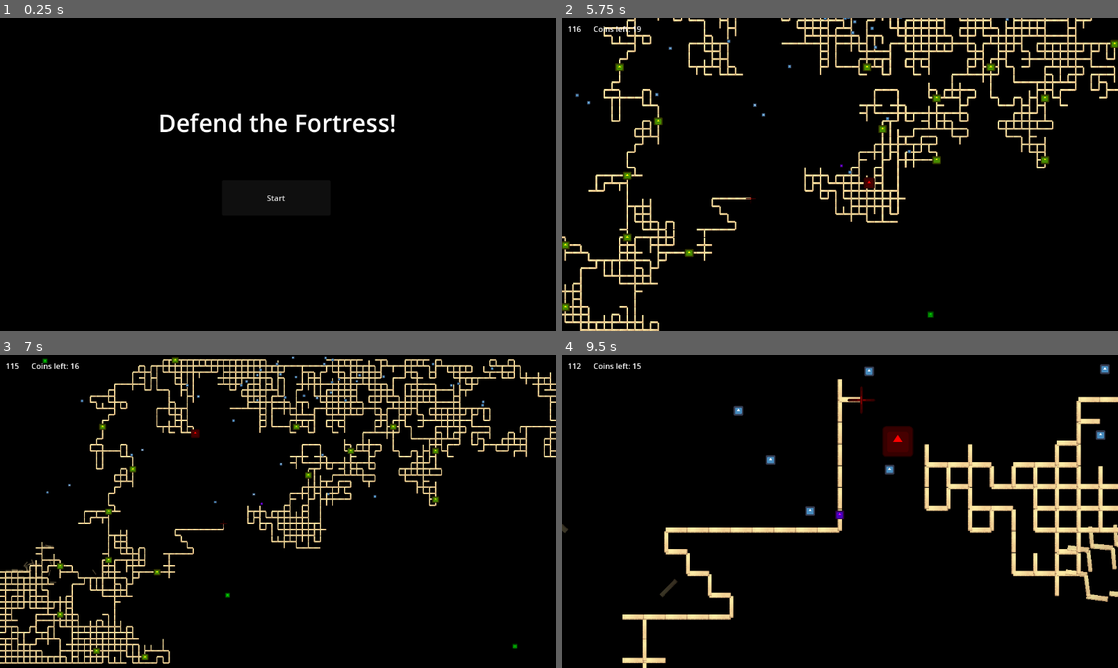
Above: before the commit, frames 1-4 (two rows, left to right).
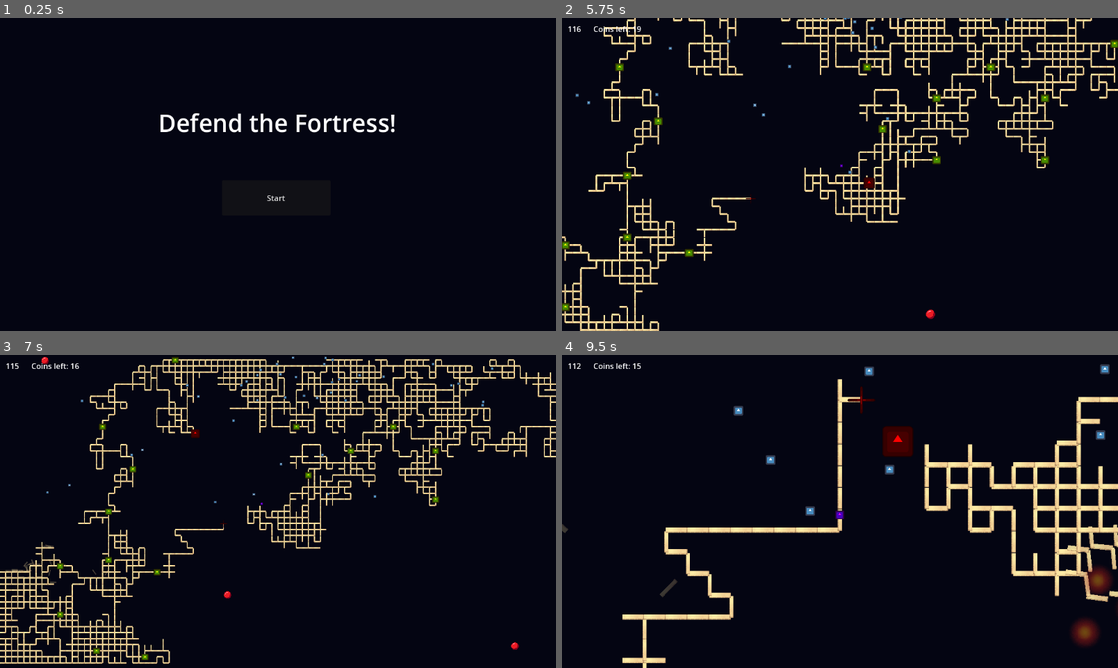
Above: after the commit, the same moments.

Repository: Kurooco/TwoDays
Game: Godot game, scene res://game_manager.tscn
Same seed, same stepped clock (60 frames per second), same inputs: the game is played once before the commit and once after it. The engine's default icon, where the game draws it, is replaced by a stand-in: a white triangle on a blue panel in a dark square.
Inputs (mouse positions are in pixels of both pictures, inside the frame that each line leads up to):
- Up to frame 1 (0.25 s): no input
- Up to frame 2 (5.75 s): click "Start" at 0.5 s; move the mouse to (962, 158) at 1.27 s; hold W (up) 1.28-5.03 s; move the mouse to (728, 190) at 2.02 s; click (728, 190) at 2.1 s; move the mouse to (895, 105) at 2.77 s; hold A (left) 2.78-3.53 s; tap C (toggle camera) at 2.85, 5.1 s; move the mouse to (812, 237) at 3.52 s; move the mouse to (1006, 221) at 4.27 s; click (1006, 221) at 4.35 s; move the mouse to (673, 127) at 5.02 s; hold D (down) from 5.03 s (still down); tap W (up) at 5.27, 5.3, 5.57 s
- Up to frame 3 (7 s): move the mouse to (305, 511) at 5.77 s; release D (down) at 5.78 s; hold W (up) 5.78-6.53 s; move the mouse to (194, 433) at 6.52 s; hold A (left) from 6.53 s (still down); click (194, 433) at 6.6 s; tap W (up) at 6.77, 6.8 s
- Up to frame 4 (9.5 s): tap W (up) at 7.07 s; move the mouse to (962, 495) at 7.27 s; hold W (up) from 7.28 s (still down); tap C (toggle camera) at 7.35 s; move the mouse to (728, 527) at 8.02 s; release A (left) at 8.03 s; move the mouse to (895, 442) at 8.77 s; click (895, 442) at 8.85 s

The runs differ from the first frame. In frame 2, less than 0.1% of the frame differs, in the area x 65-68%, y 93-97%; in frame 3, less than 0.1%; in frame 4, 0.7%, in the area x 91-100%, y 67-94%.

Commit message:
added bomb explosion

Diff:
--- a/bomb.gd
+++ b/bomb.gd
@@ -19,7 +19,7 @@
 
 func _on_area_entered(area):
 	get_tree().call_group("structure", "destroy", position, RADIUS)
-	queue_free()
+	explode()
 
 
 func _on_on_screen_rect_exit_rect():
@@ -28,4 +28,12 @@
 
 func _on_body_entered(body):
 	get_tree().call_group("structure", "destroy", position, RADIUS)
+	explode()
+
+func explode():
+	$Explosion.emitting = true
+	$Sprite2D.hide()
+	$CollisionShape2D.set_deferred("disabled", true)
+
+func _on_explosion_finished():
 	queue_free()
--- a/bomb.tscn
+++ b/bomb.tscn
@@ -1,11 +1,15 @@
-[gd_scene load_steps=5 format=3 uid="uid://caujxb4kadxl3"]
+[gd_scene load_steps=7 format=3 uid="uid://caujxb4kadxl3"]
 
 [ext_resource type="Script" path="res://bomb.gd" id="1_o2n16"]
-[ext_resource type="Texture2D" uid="uid://54xw02u713du" path="res://icon.svg" id="1_t15u5"]
+[ext_resource type="Texture2D" uid="uid://brl4lf0d8mhoh" path="res://art/bomb.png" id="2_t0seh"]
 [ext_resource type="PackedScene" uid="uid://dpwx6uuswyfeb" path="res://on_screen_rect.tscn" id="3_w2cdm"]
+[ext_resource type="Texture2D" uid="uid://b3vpyal4pxgck" path="res://art/explosion.png" id="4_pqkye"]
 
 [sub_resource type="CircleShape2D" id="CircleShape2D_rpe5d"]
 radius = 31.257
+
+[sub_resource type="Gradient" id="Gradient_8e32w"]
+colors = PackedColorArray(1, 1, 1, 1, 0, 0, 0, 0)
 
 [node name="Bomb" type="Area2D"]
 collision_layer = 8
@@ -13,10 +17,9 @@
 script = ExtResource("1_o2n16")
 
 [node name="Sprite2D" type="Sprite2D" parent="."]
-modulate = Color(0, 1, 0, 1)
-position = Vector2(0, 1)
-scale = Vector2(0.328125, 0.328125)
-texture = ExtResource("1_t15u5")
+position = Vector2(3.00002, 4.99998)
+scale = Vector2(3.02406, 3.02406)
+texture = ExtResource("2_t0seh")
 
 [node name="CollisionShape2D" type="CollisionShape2D" parent="."]
 shape = SubResource("CircleShape2D_rpe5d")
@@ -24,6 +27,22 @@
 [node name="OnScreenRect" parent="." instance=ExtResource("3_w2cdm")]
 use_current_screen_settings = true
 
+[node name="Explosion" type="CPUParticles2D" parent="."]
+emitting = false
+amount = 30
+lifetime = 0.5
+one_shot = true
+explosiveness = 1.0
+texture = ExtResource("4_pqkye")
+spread = 180.0
+gravity = Vector2(0, 900)
+initial_velocity_min = 100.0
+initial_velocity_max = 900.0
+scale_amount_min = 0.6
+scale_amount_max = 2.0
+color_ramp = SubResource("Gradient_8e32w")
+
 [connection signal="area_entered" from="." to="." method="_on_area_entered"]
 [connection signal="body_entered" from="." to="." method="_on_body_entered"]
 [connection signal="exit_rect" from="OnScreenRect" to="." method="_on_on_screen_rect_exit_rect"]
+[connection signal="finished" from="Explosion" to="." method="_on_explosion_finished"]
--- a/platform.gd
+++ b/platform.gd
@@ -23,6 +23,7 @@
 func destroy(p, r):
 	if(p.distance_to(position) < r):
 		set_collision_layer_value(2, false)
+		set_collision_layer_value(3, false)
 		gravity_scale = 1
 		apply_impulse(p.direction_to(position)*200)
 		$CollisionShape2D.set_deferred("one_way_collision", false)
--- a/pole.gd
+++ b/pole.gd
@@ -20,7 +20,7 @@
 
 func destroy(p, r):
 	if(p.distance_to(position) < r):
-		set_collision_layer_value(2, false)
+		set_collision_layer_value(3, false)
 		gravity_scale = 1
 		apply_impulse(p.direction_to(position)*200)
 		$CollisionShape2D.set_deferred("one_way_collision", false)
--- a/project.godot
+++ b/project.godot
@@ -77,4 +77,4 @@
 textures/canvas_textures/default_texture_filter=0
 renderer/rendering_method="gl_compatibility"
 renderer/rendering_method.mobile="gl_compatibility"
-environment/defaults/default_clear_color=Color(0, 0, 0, 1)
+environment/defaults/default_clear_color=Color(0.0162374, 0.0211116, 0.0717847, 1)
Binary file added: art/bomb.png
Not shown, added: art/bomb.png.import
Binary file added: art/explosion.png
Not shown, added: art/explosion.png.import
